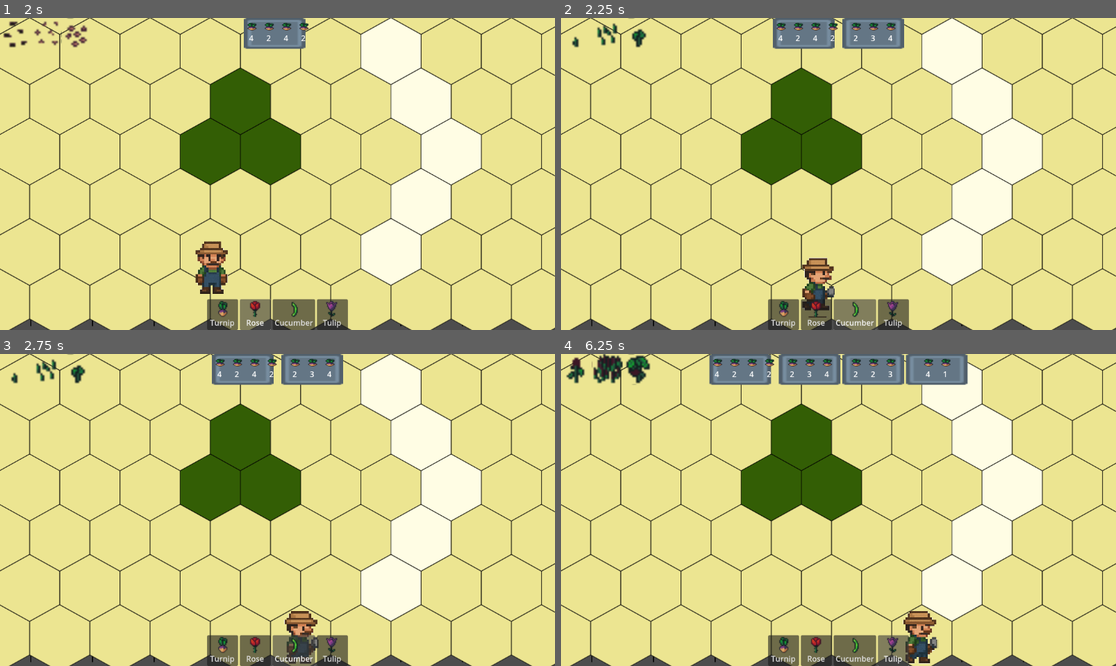
Above: before the commit, frames 1-4 (two rows, left to right).
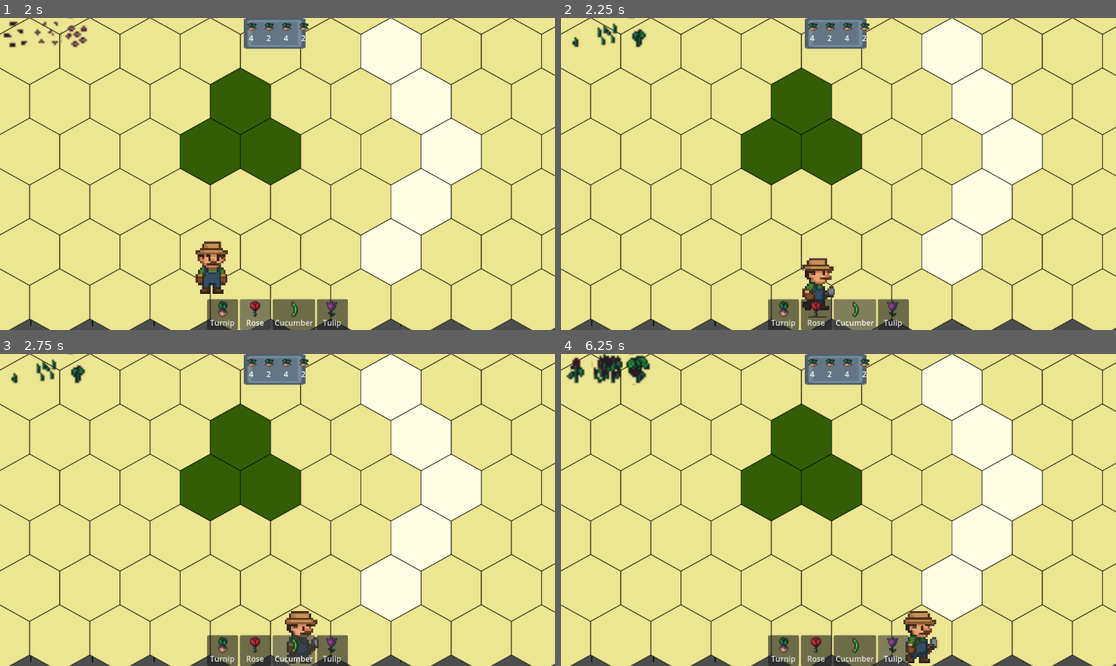
Above: after the commit, the same moments.

Repository: BlueDespero/slavicgamejam2025
Game: Godot game, scene res://main.tscn
The game is run twice, just before and just after one commit, with the same random seed, the same clock (stepped at 60 frames per second) and the same inputs.
Inputs:
- Up to frame 1 (2 s): click "Turnip" at 0.5 s; click "Rose" at 1.25 s
- Up to frame 2 (2.25 s): click "Cucumber" at 2 s
- Up to frame 3 (2.75 s): no input
- Up to frame 4 (6.25 s): click "Tulip" at 2.75 s; click "Turnip" at 3.5 s; click "Rose" at 4.25 s; click "Cucumber" at 5 s; click "Tulip" at 5.75 s

Frame 1 is identical in both runs. In frame 2, 1.8% of the frame differs, in the area x 38-62%, y 0-11%; in frame 3, 1.8%; in frame 4, 3.9%, in the area x 26-74%, y 0-11%.

Commit message:
Limit the number of orders.

Diff:
--- a/GUI/gui.tscn
+++ b/GUI/gui.tscn
@@ -19,7 +19,7 @@
 order_instance = ExtResource("2_cor1f")
 
 [node name="NewOrderTimer" type="Timer" parent="TopBar"]
-wait_time = 2.0
+wait_time = 10.0
 autostart = true
 
 [node name="Recipe" parent="TopBar" instance=ExtResource("2_cor1f")]
--- a/GUI/top_bar.gd
+++ b/GUI/top_bar.gd
@@ -12,5 +12,6 @@
 
 
 func _on_new_order_timer_timeout() -> void:
-	var NewOrder = order_instance.instantiate()
-	add_child(NewOrder)
+	if get_children().filter(func(n): return n is HBoxContainer).size() < Constants.MAX_NUMBER_ORDERS:
+		var NewOrder = order_instance.instantiate()
+		add_child(NewOrder)
Not shown: 1 places in main.tscn that only renumber resources
